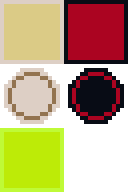
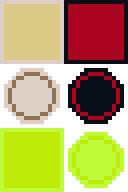
The second 128x192 image is a revision of the first. Changes to its layers:
added layer "red checker copy" above "move highlight" over (68, 132, 124, 188)
